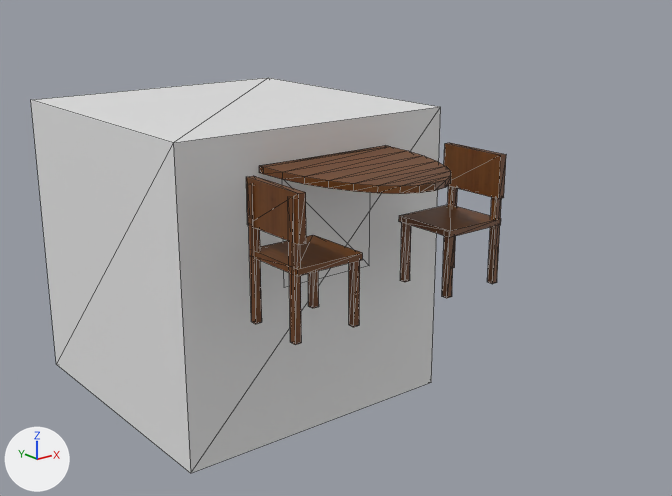
The glTF model theroom/models/restaurant/tablefortwo.gltf as it was, and as the next commit left it.
Before and after are seen from a 50 mm lens placed at (-3.4, -3.88, 1.95), pointed at (0.16, 0.58, 0.17). The axes (+X, +Y, +Z) are drawn at lower left. The lights are the same throughout. Mesh edges are drawn as thin lines.
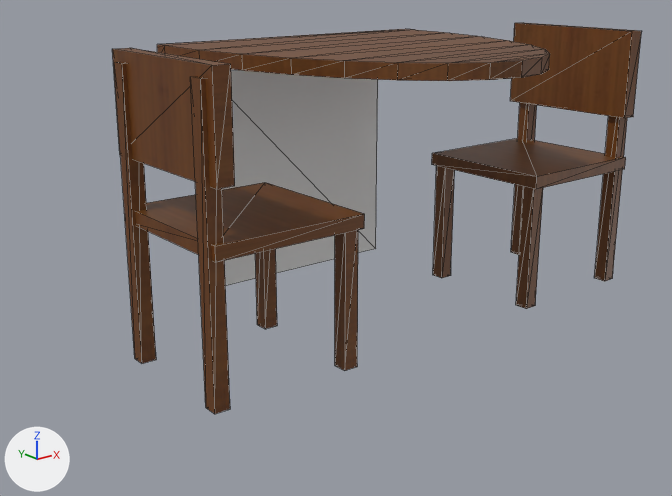
Patch to the scene script:
```diff
--- a/theroom/models/restaurant/tablefortwo.gltf.py
+++ b/theroom/models/restaurant/tablefortwo.gltf.py
@@ ob_cube @@
-ob_cube = bpy.data.objects.new('Cube', me_cube_001)
@@ ob_cube_001 @@
 ob_cube_001 = bpy.data.objects.new('Cube.001', me_cube_002)
-ob_cube_001.location = (-0.514, 0.0, 0.404)
-ob_cube_001.scale = (0.22, 0.22, 0.0193)
+ob_cube_001.location = (-1.036, -0.198, 0.745)
+ob_cube_001.scale = (0.415, 0.415, 0.0364)
@@ ob_cube_002 @@
 ob_cube_002 = bpy.data.objects.new('Cube.002', me_cube_003)
-ob_cube_002.location = (-0.324, 0.185, 0.207)
-ob_cube_002.scale = (0.0212, 0.0212, 0.206)
+ob_cube_002.location = (-0.676, 0.151, 0.372)
+ob_cube_002.scale = (0.0401, 0.0401, 0.388)
@@ ob_cube_003 @@
 ob_cube_003 = bpy.data.objects.new('Cube.003', me_cube_003)
-ob_cube_003.location = (-0.723, 0.185, 0.399)
-ob_cube_003.scale = (0.0212, 0.0212, 0.395)
+ob_cube_003.location = (-1.429, 0.151, 0.735)
+ob_cube_003.scale = (0.0401, 0.0401, 0.746)
@@ ob_cube_004 @@
 ob_cube_004 = bpy.data.objects.new('Cube.004', me_cube_003)
-ob_cube_004.location = (-0.723, -0.185, 0.399)
-ob_cube_004.scale = (0.0212, 0.0212, 0.395)
+ob_cube_004.location = (-1.429, -0.546, 0.735)
+ob_cube_004.scale = (0.0401, 0.0401, 0.746)
@@ ob_cube_005 @@
 ob_cube_005 = bpy.data.objects.new('Cube.005', me_cube_003)
-ob_cube_005.location = (-0.324, -0.185, 0.207)
-ob_cube_005.scale = (0.0212, 0.0212, 0.206)
+ob_cube_005.location = (-0.676, -0.546, 0.372)
+ob_cube_005.scale = (0.0401, 0.0401, 0.388)
@@ ob_cube_006 @@
 ob_cube_006 = bpy.data.objects.new('Cube.006', me_cube_004)
-ob_cube_006.location = (-0.708, 0.0, 0.691)
-ob_cube_006.scale = (0.0236, 0.235, 0.133)
+ob_cube_006.location = (-1.402, -0.198, 1.285)
+ob_cube_006.scale = (0.0445, 0.443, 0.252)
@@ ob_cube_007 @@
 ob_cube_007 = bpy.data.objects.new('Cube.007', me_cube_004)
-ob_cube_007.location = (0.785, 0.0, 0.691)
+ob_cube_007.location = (1.418, -0.198, 1.285)
 ob_cube_007.rotation_euler = (0.0, 0.0, -3.142)  # degrees (0, 0, -180)
-ob_cube_007.scale = (0.0236, 0.235, 0.133)
+ob_cube_007.scale = (0.0445, 0.443, 0.252)
@@ ob_cube_008 @@
 ob_cube_008 = bpy.data.objects.new('Cube.008', me_cube_003)
-ob_cube_008.location = (0.401, 0.185, 0.207)
+ob_cube_008.location = (0.692, 0.151, 0.372)
 ob_cube_008.rotation_euler = (0.0, 0.0, -3.142)  # degrees (0, 0, -180)
-ob_cube_008.scale = (0.0212, 0.0212, 0.206)
+ob_cube_008.scale = (0.0401, 0.0401, 0.388)
@@ ob_cube_009 @@
 ob_cube_009 = bpy.data.objects.new('Cube.009', me_cube_003)
-ob_cube_009.location = (0.799, 0.185, 0.399)
+ob_cube_009.location = (1.445, 0.151, 0.735)
 ob_cube_009.rotation_euler = (0.0, 0.0, -3.142)  # degrees (0, 0, -180)
-ob_cube_009.scale = (0.0212, 0.0212, 0.395)
+ob_cube_009.scale = (0.0401, 0.0401, 0.746)
@@ ob_cube_010 @@
 ob_cube_010 = bpy.data.objects.new('Cube.010', me_cube_003)
-ob_cube_010.location = (0.799, -0.185, 0.399)
+ob_cube_010.location = (1.445, -0.546, 0.735)
 ob_cube_010.rotation_euler = (0.0, 0.0, -3.142)  # degrees (0, 0, -180)
-ob_cube_010.scale = (0.0212, 0.0212, 0.395)
+ob_cube_010.scale = (0.0401, 0.0401, 0.746)
@@ ob_cube_011 @@
 ob_cube_011 = bpy.data.objects.new('Cube.011', me_cube_003)
-ob_cube_011.location = (0.401, -0.185, 0.207)
+ob_cube_011.location = (0.692, -0.546, 0.372)
 ob_cube_011.rotation_euler = (0.0, 0.0, -3.142)  # degrees (0, 0, -180)
-ob_cube_011.scale = (0.0212, 0.0212, 0.206)
+ob_cube_011.scale = (0.0401, 0.0401, 0.388)
@@ ob_cube_012 @@
 ob_cube_012 = bpy.data.objects.new('Cube.012', me_cube_002)
-ob_cube_012.location = (0.591, 0.0, 0.404)
+ob_cube_012.location = (1.052, -0.198, 0.745)
 ob_cube_012.rotation_euler = (0.0, 0.0, -3.142)  # degrees (0, 0, -180)
-ob_cube_012.scale = (0.22, 0.22, 0.0193)
+ob_cube_012.scale = (0.415, 0.415, 0.0364)
@@ ob_cylinder @@
 ob_cylinder = bpy.data.objects.new('Cylinder', me_cylinder)
-ob_cylinder.location = (0.025, 0.463, 0.78)
-ob_cylinder.scale = (0.487, 0.896, 0.0206)
+ob_cylinder.location = (-0.018, 0.677, 1.454)
+ob_cylinder.scale = (0.92, 1.69, 0.0389)
@@ ob_plane @@
 ob_plane = bpy.data.objects.new('Plane', me_plane)
-ob_plane.location = (0.042, 0.513, 0.363)
+ob_plane.location = (0.014, 0.77, 0.667)
 ob_plane.rotation_euler = (-1.571, 0.0, 0.0)  # degrees (-90, 0, 0)
-ob_plane.scale = (0.344, 0.344, 0.344)
+ob_plane.scale = (0.65, 0.65, 0.65)
```

Changed parts and their boxes (x1, y1, x2, y2) in the pictures (672 x 496 px):
'Cube', deleted: before (31, 78, 441, 473)
'Cylinder', moved, rescaled (104% wider, 6% taller): before (259, 145, 451, 194); after (157, 29, 550, 81)
'Plane', moved, rescaled (not visible before): after (222, 70, 378, 286)
'Cube.006', moved, rescaled (103% wider, 103% taller): before (246, 176, 306, 245); after (112, 48, 235, 189)
'Cube.007', moved, rescaled (110% wider, 68% taller): before (444, 143, 506, 199); after (510, 23, 641, 118)
'Cube.001', moved, rescaled (112% wider, 93% taller): before (255, 235, 363, 276); after (135, 182, 365, 262)
'Cube.004', moved, rescaled (193% wider, 127% taller): before (288, 197, 301, 345); after (190, 77, 230, 414)
'Cube.012', moved, rescaled (89% wider, 58% taller): before (399, 205, 501, 237); after (432, 138, 626, 189)
'Cube.003', moved, rescaled (169% wider, 113% taller): before (247, 183, 262, 324); after (114, 62, 156, 363)
'Cube.010', moved, rescaled: before (487, 197, 502, 284); after (594, 116, 627, 281)
'Cube.005', moved, rescaled (100% wider, 112% taller): before (349, 261, 360, 327); after (335, 230, 358, 371)
'Cube.011', moved, rescaled (115% wider, 97% taller): before (442, 236, 454, 298); after (516, 186, 543, 309)
'Cube.008', moved, rescaled (92% wider, 85% taller): before (400, 222, 411, 282); after (433, 166, 455, 278)
'Cube.002', moved, rescaled: before (308, 271, 319, 308); after (255, 249, 277, 329)
'Cube.009', moved, rescaled: before (448, 186, 458, 268); after (511, 103, 537, 255)
